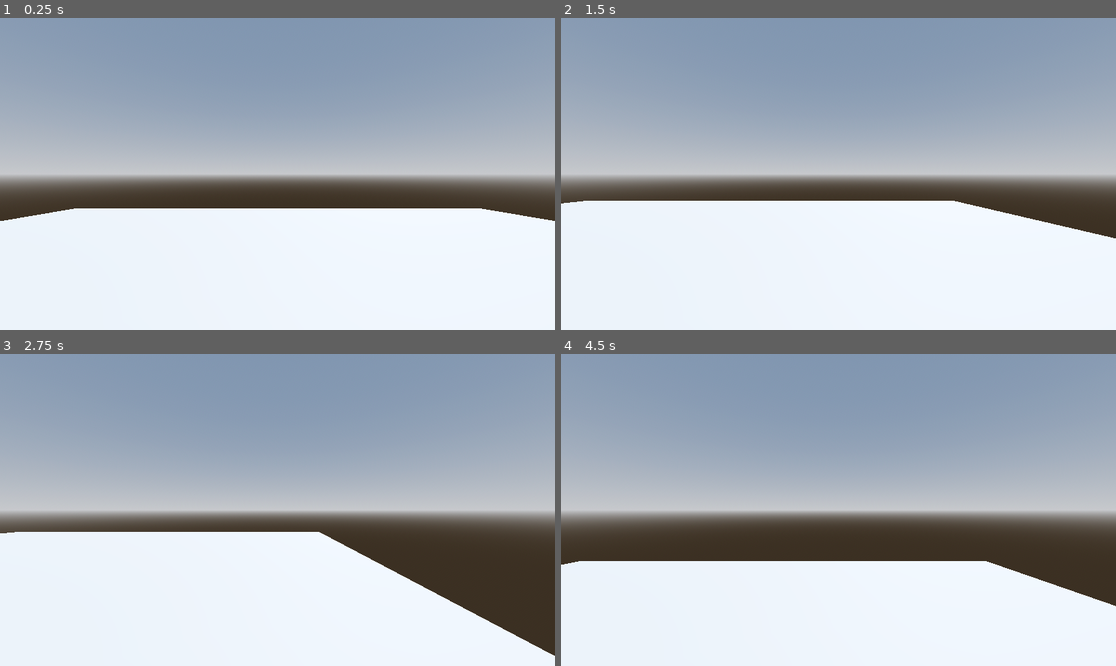
Above: before the commit, frames 1-4 (two rows, left to right).
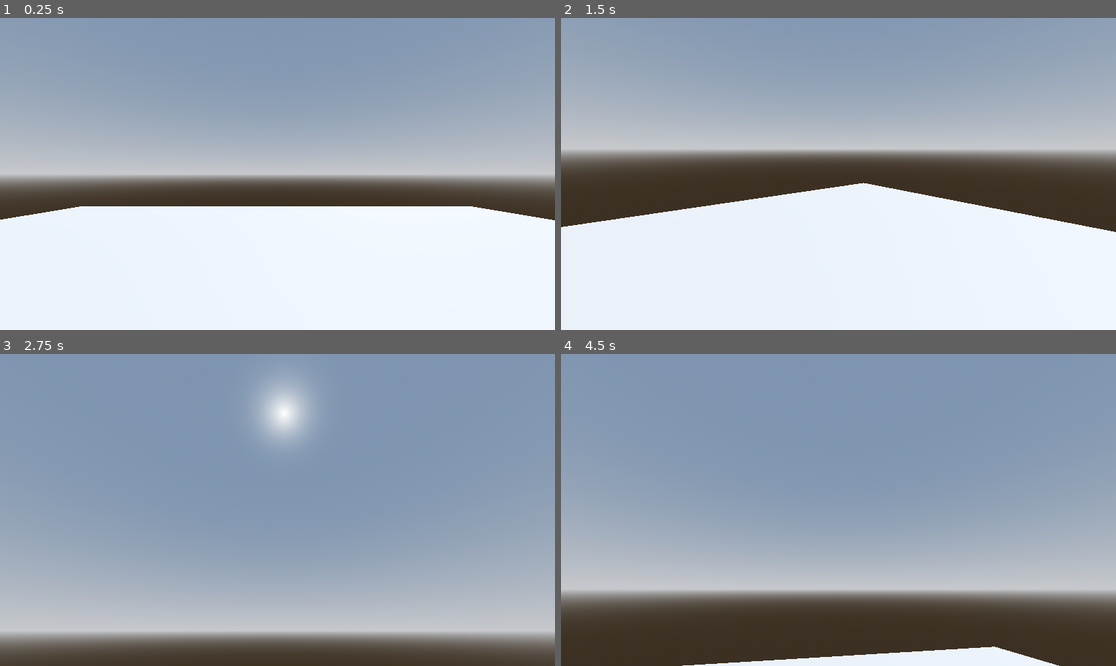
Above: after the commit, the same moments.

Repository: drokii/godot-funny-repo
Game: Godot game, scene res://node_3d.tscn
The game is run twice, just before and just after one commit, with the same random seed, the same clock (stepped at 60 frames per second) and the same inputs.
Inputs (mouse positions are in pixels of both pictures, inside the frame that each line leads up to):
- Up to frame 1 (0.25 s): no input
- Up to frame 2 (1.5 s): tap Enter (ui_accept) at 0.5, 0.6 s; move the mouse to (960, 158) at 0.52 s; hold Right (ui_right) 0.53-1.28 s; hold Shift (sprint, bound only after the commit) 0.53-1.28 s; tap Space (jump, bound only after the commit) at 0.77, 1.07 s; move the mouse to (727, 189) at 1.27 s; hold Down (ui_down) from 1.28 s (still down); tap Shift (sprint, bound only after the commit) at 1.35 s
- Up to frame 3 (2.75 s): tap Space (jump, bound only after the commit) at 1.52, 1.55, 1.82, 2.1 s; move the mouse to (333, 441) at 2.02 s; release Down (ui_down) at 2.03 s; hold Right (ui_right) from 2.03 s (still down); tap Enter (ui_accept) at 2.3 s
- Up to frame 4 (4.5 s): move the mouse to (810, 572) at 2.77 s; release Right (ui_right) at 2.78 s; hold Up (ui_up) 2.78-3.53 s; tap Enter (ui_accept) at 2.85, 4.35 s; tap Space (jump, bound only after the commit) at 3.02, 3.32, 3.77, 3.8, 4.07 s; tap Shift (sprint, bound only after the commit) at 3.05 s; move the mouse to (1005, 556) at 3.52 s; hold Shift (sprint, bound only after the commit) 3.53-4.28 s; hold Left (ui_left) from 3.53 s (still down); move the mouse to (672, 463) at 4.27 s

The runs differ from the first frame. In frame 1, 0.6% of the frame differs, in the area x 0-100%, y 60-66%; in frame 2, 16%; in frame 3, 71%, in the area x 0-100%, y 8-100%; in frame 4, 65%.

Commit message:
got movement script to work

Diff:
--- a/movement.gd
+++ b/movement.gd
@@ -1,28 +1,82 @@
 extends CharacterBody3D
 
+@onready var head = $Hed
+@onready var camera = $Hed/Camera3D
 
-const SPEED = 5.0
-const JUMP_VELOCITY = 4.5
+var speed
+const WALK_SPEED = 5.0
+const SPRINT_SPEED = 8.0
+const JUMP_VELOCITY = 4.8
+const SENSITIVITY = 0.004
+
+#bob variables
+const BOB_FREQ = 2.4
+const BOB_AMP = 0.08
+var t_bob = 0.0
+
+#fov variables
+const BASE_FOV = 75.0
+const FOV_CHANGE = 1.5
+
+# Get the gravity from the project settings to be synced with RigidBody nodes.
+var gravity = 9.8
 
 
-func _physics_process(delta: float) -> void:
+
+func _ready():
+	Input.set_mouse_mode(Input.MOUSE_MODE_CAPTURED)
+
+
+func _unhandled_input(event):
+	if event is InputEventMouseMotion:
+		head.rotate_y(-event.relative.x * SENSITIVITY)
+		camera.rotate_x(-event.relative.y * SENSITIVITY)
+		camera.rotation.x = clamp(camera.rotation.x, deg_to_rad(-40), deg_to_rad(60))
+
+
+func _physics_process(delta):
 	# Add the gravity.
 	if not is_on_floor():
-		velocity += get_gravity() * delta
+		velocity.y -= gravity * delta
 
-	# Handle jump.
-	if Input.is_action_just_pressed("ui_accept") and is_on_floor():
+	# Handle Jump.
+	if Input.is_action_just_pressed("jump") and is_on_floor():
 		velocity.y = JUMP_VELOCITY
 
+	# Handle Sprint.
+	if Input.is_action_pressed("sprint"):
+		speed = SPRINT_SPEED
+	else:
+		speed = WALK_SPEED
+
 	# Get the input direction and handle the movement/deceleration.
-	# As good practice, you should replace UI actions with custom gameplay actions.
-	var input_dir := Input.get_vector("ui_left", "ui_right", "ui_up", "ui_down")
-	var direction := (transform.basis * Vector3(input_dir.x, 0, input_dir.y)).normalized()
-	if direction:
-		velocity.x = direction.x * SPEED
-		velocity.z = direction.z * SPEED
+	var input_dir = Input.get_vector("left", "right", "up", "down")
+	var direction = (head.transform.basis * transform.basis * Vector3(input_dir.x, 0, input_dir.y)).normalized()
+	if is_on_floor():
+		if direction:
+			velocity.x = direction.x * speed
+			velocity.z = direction.z * speed
+		else:
+			velocity.x = lerp(velocity.x, direction.x * speed, delta * 7.0)
+			velocity.z = lerp(velocity.z, direction.z * speed, delta * 7.0)
 	else:
-		velocity.x = move_toward(velocity.x, 0, SPEED)
-		velocity.z = move_toward(velocity.z, 0, SPEED)
+		velocity.x = lerp(velocity.x, direction.x * speed, delta * 3.0)
+		velocity.z = lerp(velocity.z, direction.z * speed, delta * 3.0)
+
+	# Head bob
+	t_bob += delta * velocity.length() * float(is_on_floor())
+	camera.transform.origin = _headbob(t_bob)
+
+	# FOV
+	var velocity_clamped = clamp(velocity.length(), 0.5, SPRINT_SPEED * 2)
+	var target_fov = BASE_FOV + FOV_CHANGE * velocity_clamped
+	camera.fov = lerp(camera.fov, target_fov, delta * 8.0)
 
 	move_and_slide()
+
+
+func _headbob(time) -> Vector3:
+	var pos = Vector3.ZERO
+	pos.y = sin(time * BOB_FREQ) * BOB_AMP
+	pos.x = cos(time * BOB_FREQ / 2) * BOB_AMP
+	return pos
--- a/node_3d.tscn
+++ b/node_3d.tscn
@@ -21,6 +21,7 @@
 points = PackedVector3Array(-0.125207, -0.532801, -0.480507, 0.0227831, 0.47607, 0.498884, 0.169713, 0.559144, 0.464172 …(924 unchanged characters)…
 
 [node name="Node3D" type="Node3D"]
+transform = Transform3D(1, 0, 0, 0, 1, 0, 0, 0, 1, -0.030694, 0.157016, 0.00807548)
 
 [node name="WorldEnvironment" type="WorldEnvironment" parent="."]
 environment = SubResource("Environment_0jb63")
--- a/project.godot
+++ b/project.godot
@@ -14,3 +14,36 @@
 run/main_scene="res://node_3d.tscn"
 config/features=PackedStringArray("4.3", "Forward Plus")
 config/icon="res://icon.svg"
+
+[input]
+
+up={
+"deadzone": 0.5,
+"events": [Object(InputEventKey,"resource_local_to_scene":false,"resource_name":"","device":0,"window_id":0,"alt_pressed":false,"shift_pressed":false,"ctrl_pressed":false,"meta_pressed":false,"pressed":false,"keycode":0,"physical_keycode":87,"key_label":0,"unicode":0,"location":0,"echo":false,"script":null)
+]
+}
+down={
+"deadzone": 0.5,
+"events": [Object(InputEventKey,"resource_local_to_scene":false,"resource_name":"","device":-1,"window_id":0,"alt_pressed":false,"shift_pressed":false,"ctrl_pressed":false,"meta_pressed":false,"pressed":false,"keycode":0,"physical_keycode":83,"key_label":0,"unicode":115,"location":0,"echo":false,"script":null)
+]
+}
+left={
+"deadzone": 0.5,
+"events": [Object(InputEventKey,"resource_local_to_scene":false,"resource_name":"","device":0,"window_id":0,"alt_pressed":false,"shift_pressed":false,"ctrl_pressed":false,"meta_pressed":false,"pressed":false,"keycode":0,"physical_keycode":65,"key_label":0,"unicode":0,"location":0,"echo":false,"script":null)
+]
+}
+right={
+"deadzone": 0.5,
+"events": [Object(InputEventKey,"resource_local_to_scene":false,"resource_name":"","device":0,"window_id":0,"alt_pressed":false,"shift_pressed":false,"ctrl_pressed":false,"meta_pressed":false,"pressed":false,"keycode":0,"physical_keycode":68,"key_label":0,"unicode":0,"location":0,"echo":false,"script":null)
+]
+}
+jump={
+"deadzone": 0.5,
+"events": [Object(InputEventKey,"resource_local_to_scene":false,"resource_name":"","device":0,"window_id":0,"alt_pressed":false,"shift_pressed":false,"ctrl_pressed":false,"meta_pressed":false,"pressed":false,"keycode":0,"physical_keycode":32,"key_label":0,"unicode":0,"location":0,"echo":false,"script":null)
+]
+}
+sprint={
+"deadzone": 0.5,
+"events": [Object(InputEventKey,"resource_local_to_scene":false,"resource_name":"","device":0,"window_id":0,"alt_pressed":false,"shift_pressed":false,"ctrl_pressed":false,"meta_pressed":false,"pressed":false,"keycode":0,"physical_keycode":4194325,"key_label":0,"unicode":0,"location":0,"echo":false,"script":null)
+]
+}
